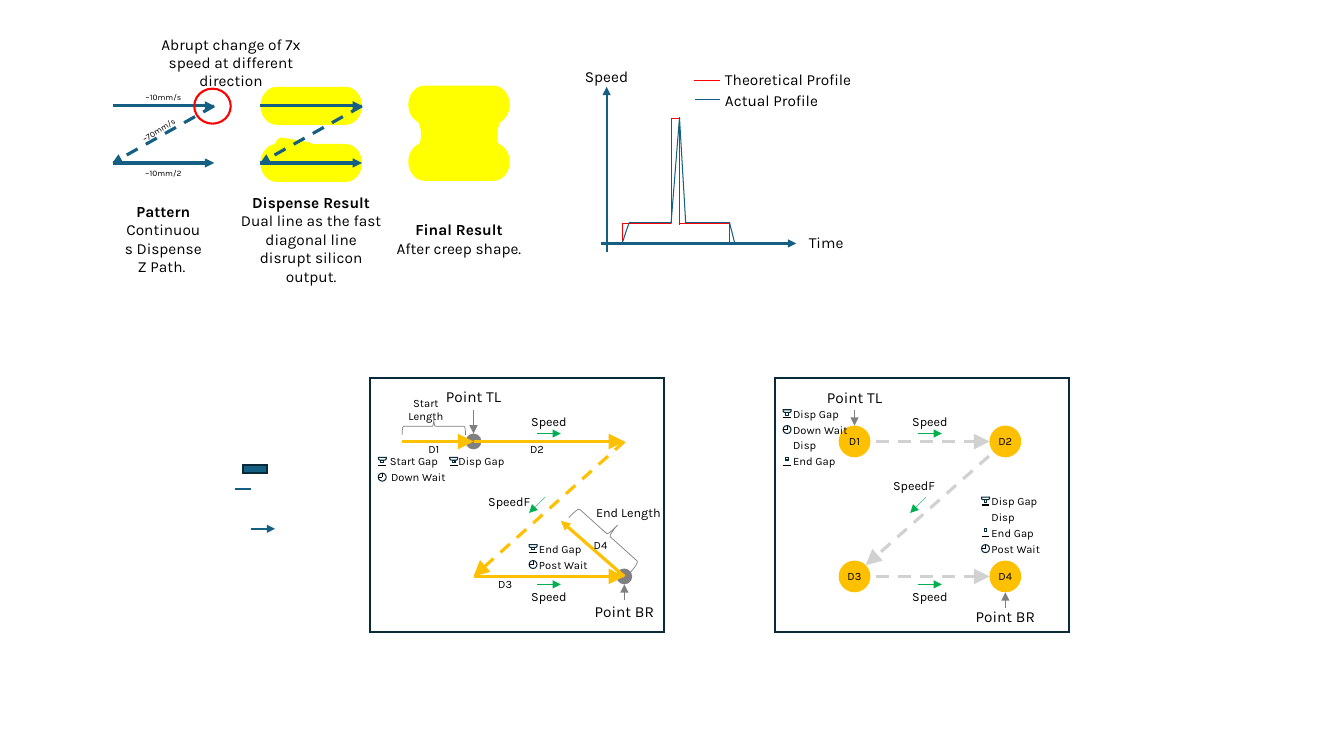
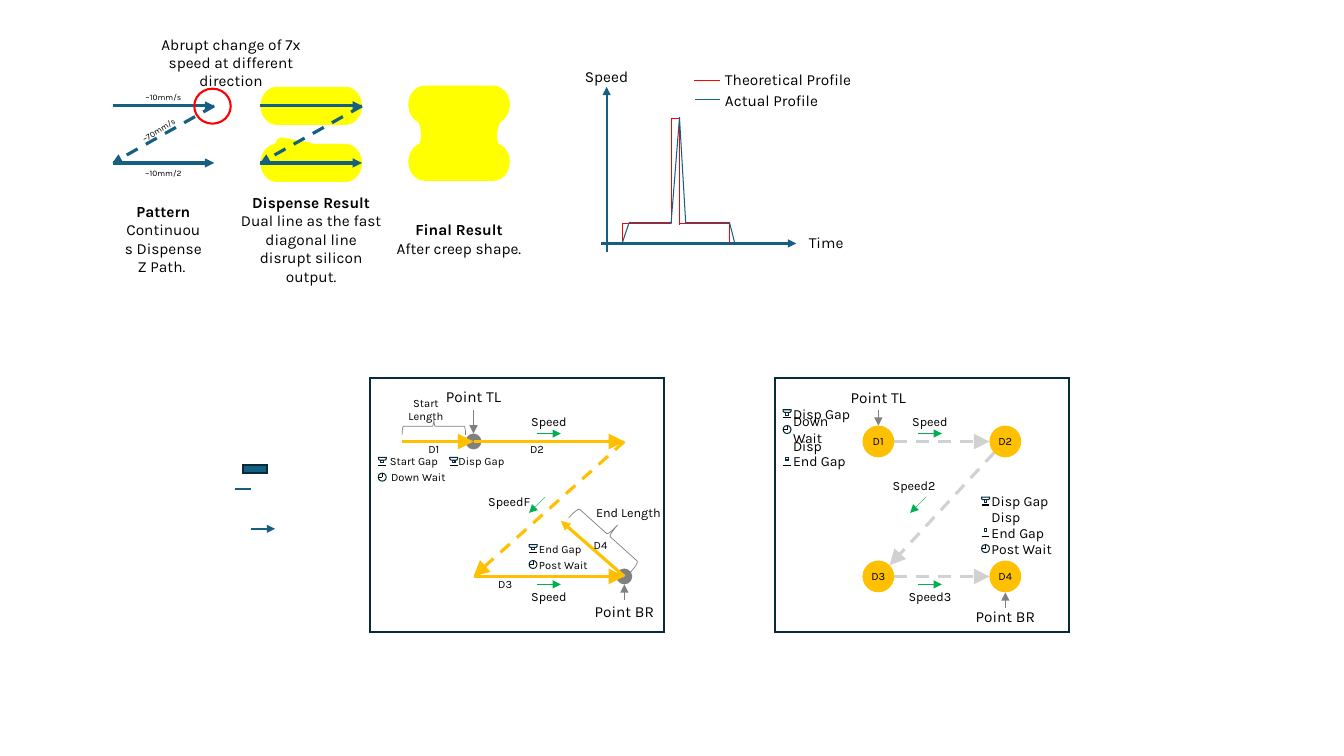
Before and after one commit to NSW-Software/NDispWin5-Osram-x64, a slide deck: slide 1 of Doc/Z Pattern Cast Height 20240905.pptx. Drawn at 1344x756 pixels with LibreOffice and Linux fonts; fonts in the diff are those of the drawing. Boxes give left, top, right and bottom in pixels: in the first picture for what was removed or moved away, otherwise in the second. Text is boxed around its words. In the diff, an @@ line names an element or a change of style, - is before the commit and + after.

Commit message:
Ver 6.1.5.9 - KN - 20250601 - Gitted   [Feature] Added LOT_END_IN_MAGAZINE_EMPTY to prompt event. OsKul/TPChng   [Feature] Added Speed2,3 Ratio to define line2 and 3. OsKul/TPChng   [Feature] Added Volume Display on Weight Measure. OsKul/TPChng Ver 6.1.5.8 - KN - 20250528   [BugFix] DryRun not dispense. OsKul/TPChng   [Feature] Added EHeightSensorType.Sick_OD2 support. OsKul/TPChng

```diff
--- a/Doc/Z Pattern Cast Height 20240905.pptx
+++ b/Doc/Z Pattern Cast Height 20240905.pptx
@@ 2 ellipses, 1 text, 1 arrow: place and size @@
-2 ellipses, 1 text, 1 arrow at [827, 392, 882, 592]
+2 ellipses, 1 text, 1 arrow at [851, 392, 906, 592]
@@ arrow moved from (855, 442) - (990, 442) to (894, 442) - (990, 442) @@
@@ arrow moved from (1005, 442) - (866, 566) to (994, 453) - (890, 566) @@
@@ text at [893, 481, 936, 493]: text changed @@
-SpeedF
+Speed2
@@ size 8 to 10 pt in 8 elements at [793, 409, 850, 423], [793, 453, 846, 470], [793, 413, 828, 447], [793, 438, 822, 455], [991, 496, 1049, 510], [991, 525, 1044, 542], [991, 541, 1052, 554], [991, 509, 1020, 526] @@
@@ arrow moved from (855, 577) - (990, 577) to (894, 577) - (990, 577) @@
@@ text at [909, 592, 952, 604]: text changed @@
-Speed
+Speed3
```
Also in this commit, not shown: 20 other files.
